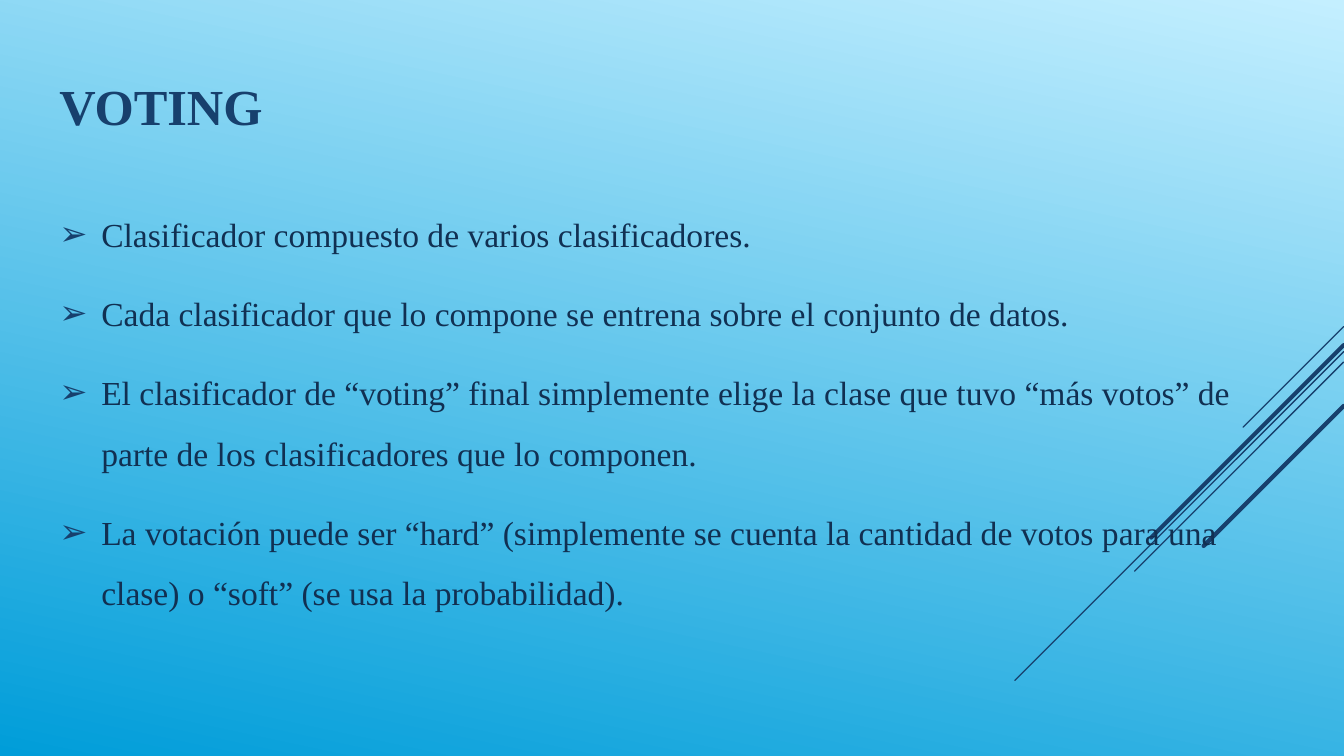
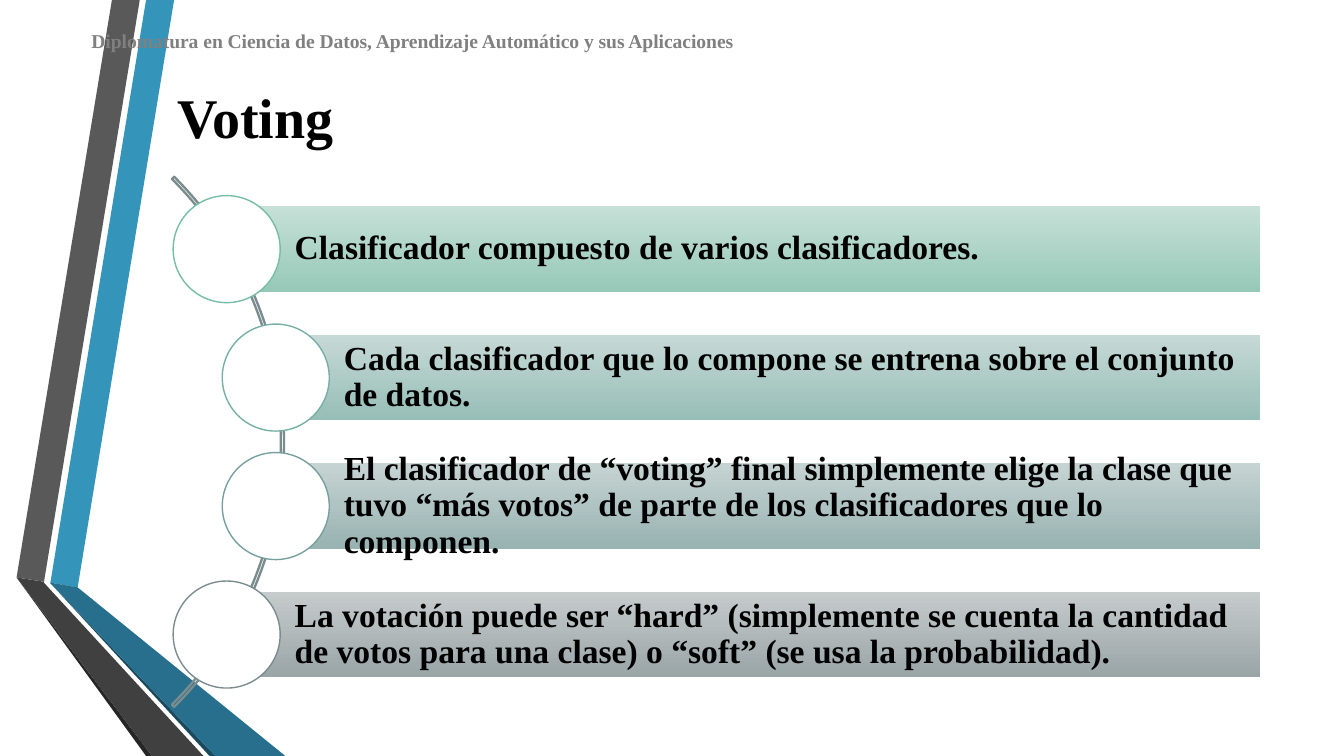
Before and after one commit to DiploDatos/AprendizajeSupervisado, a slide deck: slide 35 of Teórico/Aprendizaje Supervisado - Clase III.ppsx (slide 16 before the commit). Drawn at 1344x756 pixels with LibreOffice and Linux fonts; fonts in the diff are those of the drawing; background and template pictures are left out. Boxes give left, top, right and bottom in pixels: in the first picture for what was removed or moved away, otherwise in the second. Text is boxed around its words. In the diff, an @@ line names an element or a change of style, - is before the commit and + after.

```diff
--- a/Teórico/Aprendizaje Supervisado - Clase III.ppsx
+++ b/Teórico/Aprendizaje Supervisado - Clase III.ppsx
@@ background gradient #C4EFFF to #009DD9 to picture (left out) @@
@@ text added at <box>91,33,733,53</box>, 10.5 pt, text #808080, bold @@
+Diplomatura en Ciencia de Datos, Aprendizaje Automático y sus Aplicaciones
@@ title at <box>177,99,334,149</box>: text changed; size 27 to 30 pt; text colour #17406D to #000000 @@
-VOTING
+Voting
@@ text removed at <box>101,223,1230,612</box> @@
-➢ Clasificador compuesto de varios clasificadores.
-➢ Cada clasificador que lo compone se entrena sobre el conjunto de datos.
-➢ El clasificador de “voting” final simplemente elige la clase que tuvo “más votos” de parte de los clasificadores que lo componen.
-➢ La votación puede ser “hard” (simplemente se cuenta la cantidad de votos para una clase) o “soft” (se usa la probabilidad).
@@ group removed at <box>1015,327,1344,680</box>: 5 lines @@
@@ group added at <box>16,0,286,756</box>: 6 freeform shapes @@
@@ group added at <box>0,67,1261,756</box>: 4 rectangles, 4 texts, 4 ellipses, 1 arch (boxed as its full ring) @@
+Clasificador compuesto de varios clasificadores.
+Cada clasificador que lo compone se entrena sobre el conjunto de datos.
+El clasificador de “voting” final simplemente elige la clase que tuvo “más votos” de parte de los clasificadores que lo componen.
+La votación puede ser “hard” (simplemente se cuenta la cantidad de votos para una clase) o “soft” (se usa la probabilidad).
```
Also in this commit, not shown: 17 other slides changed, 19 slides added, 18 slides removed, 4 other files.
